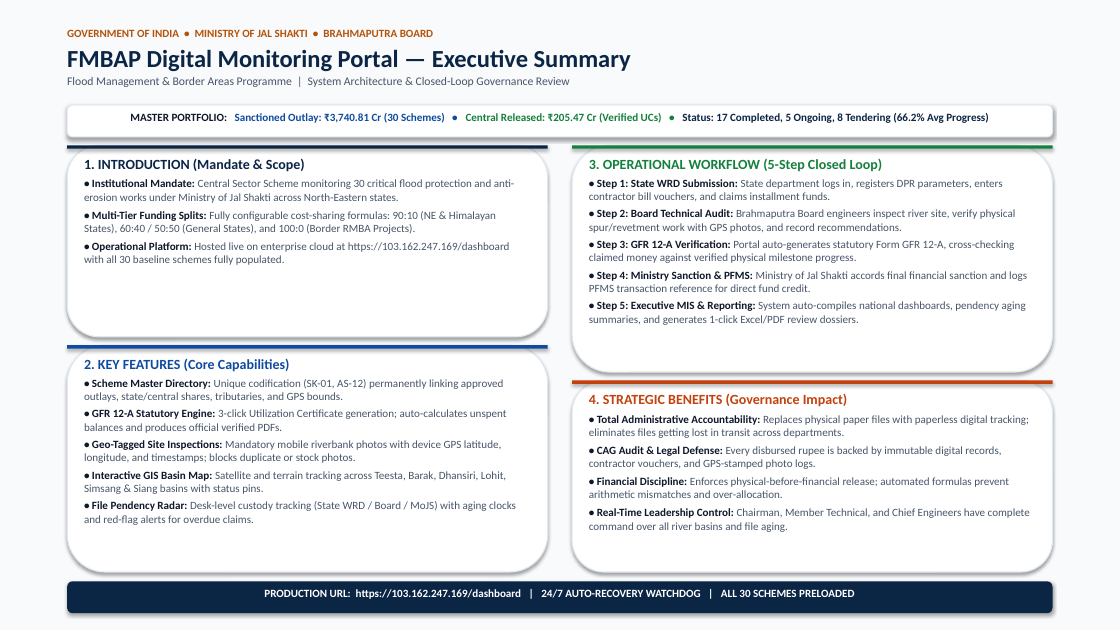
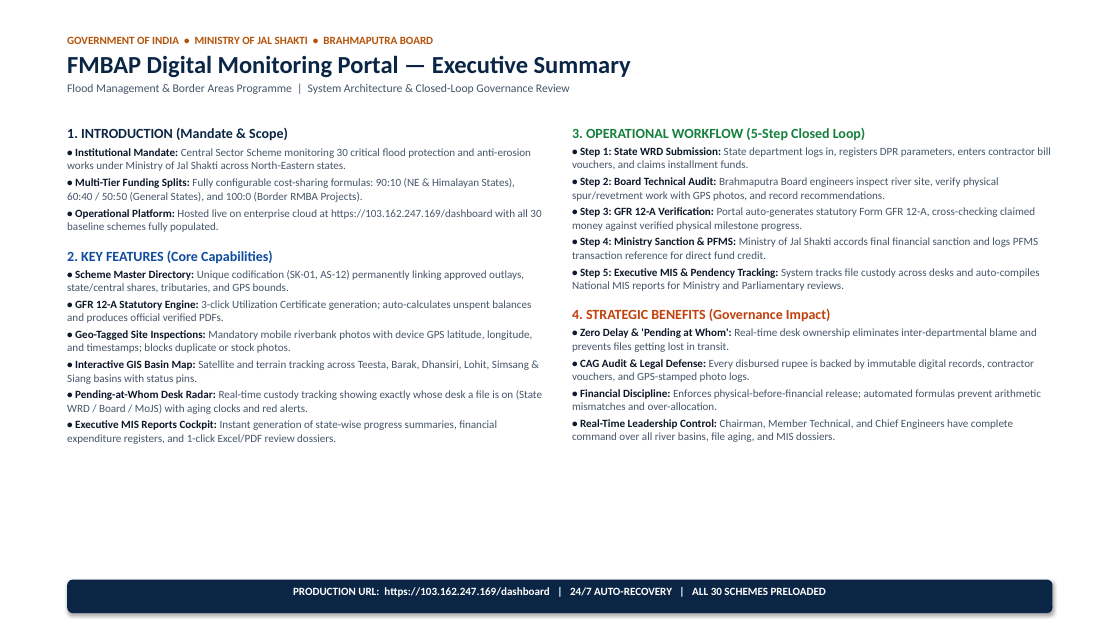
Before and after one commit to suraj3477/fmbap-portal, a slide deck: slide 1 of FMBAP_Portal_Executive_Summary_Govt.pptx. Drawn at 1120x630 pixels with LibreOffice and Linux fonts; fonts in the diff are those of the drawing. Boxes give left, top, right and bottom in pixels: in the first picture for what was removed or moved away, otherwise in the second. Text is boxed around its words. In the diff, an @@ line names an element or a change of style, - is before the commit and + after.

Commit message:
Add Pending at Whom desk radar and Executive MIS Reports to 1-page presentation

```diff
--- a/FMBAP_Portal_Executive_Summary_Govt.pptx
+++ b/FMBAP_Portal_Executive_Summary_Govt.pptx
@@ rectangle at box(0, 0, 1120, 630): fill #F8FAFC to #FFFFFF @@
@@ text "GOVERNMENT OF INDIA • MINISTRY ...": place and size @@
-text "GOVERNMENT OF INDIA • MINISTRY ..." at box(67, 29, 631, 87)
+text "GOVERNMENT OF INDIA • MINISTRY ..." at box(67, 36, 631, 94)
@@ rounded rectangle removed at box(67, 105, 1053, 137) @@
@@ text removed at box(130, 113, 988, 123) @@
-MASTER PORTFOLIO: Sanctioned Outlay: ₹3,740.81 Cr (30 Schemes) • Central Released: ₹205.47 Cr (Verified UCs) • Status: 17 Completed, 5 Ongoing, 8 Tendering (66.2% Avg Progress)
@@ text at box(67, 128, 541, 232): paragraphs added @@
+1. INTRODUCTION (Mandate & Scope)
+• Institutional Mandate: Central Sector Scheme monitoring 30 critical flood protection and anti-erosion works under Ministry of Jal Shakti across North-Eastern states.
+• Multi-Tier Funding Splits: Fully configurable cost-sharing formulas: 90:10 (NE & Himalayan States), 60:40 / 50:50 (General States), and 100:0 (Border RMBA Projects).
+• Operational Platform: Hosted live on enterprise cloud at https://103.162.247.169/dashboard with all 30 baseline schemes fully populated.
@@ text "1. INTRODUCTION (Mandate & Scope)": place and size @@
-text "1. INTRODUCTION (Mandate & Scope)" at box(84, 359, 516, 525)
+text "1. INTRODUCTION (Mandate & Scope)" at box(67, 128, 542, 444)
@@ rounded rectangle removed at box(67, 145, 548, 337) @@
@@ rectangle removed at box(67, 145, 548, 149) @@
@@ text "3. OPERATIONAL WORKFLOW (5-Step Closed ...": place and size @@
-text "3. OPERATIONAL WORKFLOW (5-Step Closed ..." at box(589, 159, 1027, 325)
+text "3. OPERATIONAL WORKFLOW (5-Step Closed ..." at box(572, 128, 1050, 442)
@@ rounded rectangle removed at box(572, 145, 1053, 372) @@
@@ rectangle removed at box(572, 145, 1053, 149) @@
@@ text removed at box(84, 159, 515, 265) @@
-1. INTRODUCTION (Mandate & Scope)
-• Institutional Mandate: Central Sector Scheme monitoring 30 critical flood protection and anti-erosion works under Ministry of Jal Shakti across North-Eastern states.
-• Multi-Tier Funding Splits: Fully configurable cost-sharing formulas: 90:10 (NE & Himalayan States), 60:40 / 50:50 (General States), and 100:0 (Border RMBA Projects).
-• Operational Platform: Hosted live on enterprise cloud at https://103.162.247.169/dashboard with all 30 baseline schemes fully populated.
@@ text at box(67, 251, 532, 384): more space between paragraphs @@
@@ text at box(572, 268, 1041, 442): text changed @@
-• Step 5: Executive MIS & Reporting: System auto-compiles national dashboards, pendency aging summaries, and generates 1-click Excel/PDF review dossiers.
+• Step 5: Executive MIS & Pendency Tracking: System tracks file custody across desks and auto-compiles National MIS reports for Ministry and Parliamentary reviews.
+4. STRATEGIC BENEFITS (Governance Impact)
+• Zero Delay & 'Pending at Whom': Real-time desk ownership eliminates inter-departmental blame and prevents files getting lost in transit.
+• CAG Audit & Legal Defense: Every disbursed rupee is backed by immutable digital records, contractor vouchers, and GPS-stamped photo logs.
+• Financial Discipline: Enforces physical-before-financial release; automated formulas prevent arithmetic mismatches and over-allocation.
+• Real-Time Leadership Control: Chairman, Member Technical, and Chief Engineers have complete command over all river basins, file aging, and MIS dossiers.
@@ rounded rectangle removed at box(67, 345, 548, 572) @@
@@ rectangle removed at box(67, 345, 548, 349) @@
@@ rounded rectangle removed at box(572, 381, 1053, 572) @@
@@ rectangle removed at box(572, 381, 1053, 384) @@
@@ text at box(67, 390, 542, 444): text changed @@
-• File Pendency Radar: Desk-level custody tracking (State WRD / Board / MoJS) with aging clocks and red-flag alerts for overdue claims.
+• Pending-at-Whom Desk Radar: Real-time custody tracking showing exactly whose desk a file is on (State WRD / Board / MoJS) with aging clocks and red alerts.
+• Executive MIS Reports Cockpit: Instant generation of state-wise progress summaries, financial expenditure registers, and 1-click Excel/PDF review dossiers.
@@ text removed at box(589, 394, 1030, 532) @@
-4. STRATEGIC BENEFITS (Governance Impact)
-• Total Administrative Accountability: Replaces physical paper files with paperless digital tracking; eliminates files getting lost in transit across departments.
-• CAG Audit & Legal Defense: Every disbursed rupee is backed by immutable digital records, contractor vouchers, and GPS-stamped photo logs.
-• Financial Discipline: Enforces physical-before-financial release; automated formulas prevent arithmetic mismatches and over-allocation.
-• Real-Time Leadership Control: Chairman, Member Technical, and Chief Engineers have complete command over all river basins and file aging.
@@ text at box(293, 587, 826, 597): text changed @@
-PRODUCTION URL: https://103.162.247.169/dashboard | 24/7 AUTO-RECOVERY WATCHDOG | ALL 30 SCHEMES PRELOADED
+PRODUCTION URL: https://103.162.247.169/dashboard | 24/7 AUTO-RECOVERY | ALL 30 SCHEMES PRELOADED
```
Also in this commit, not shown: 3 other files.
